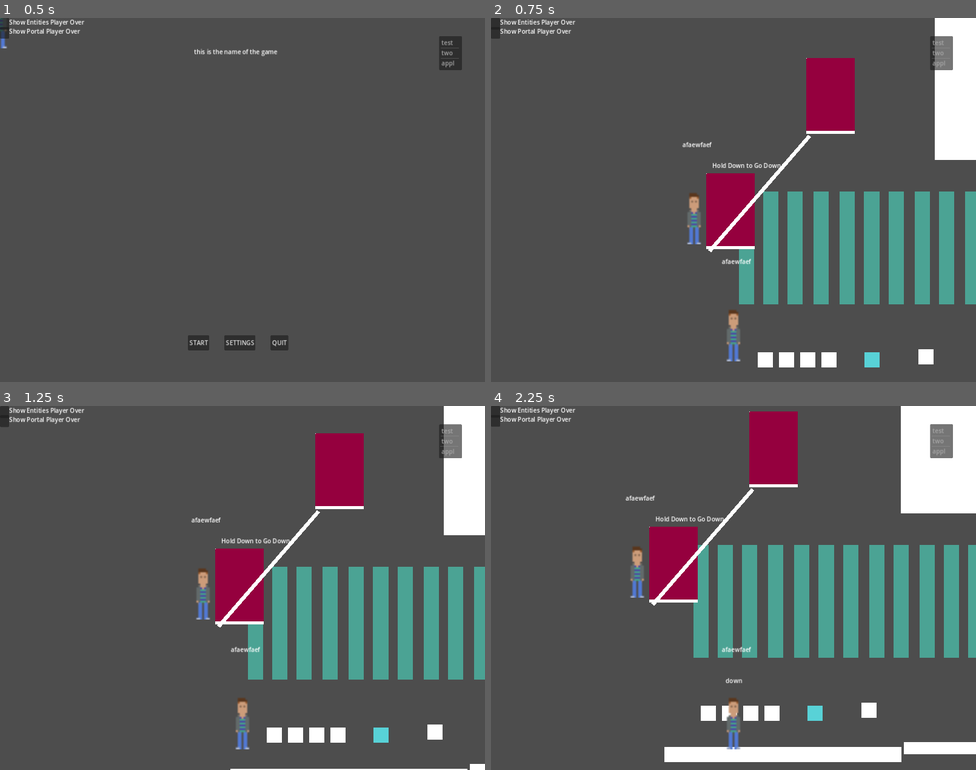
Above: before the commit, frames 1-4 (two rows, left to right).
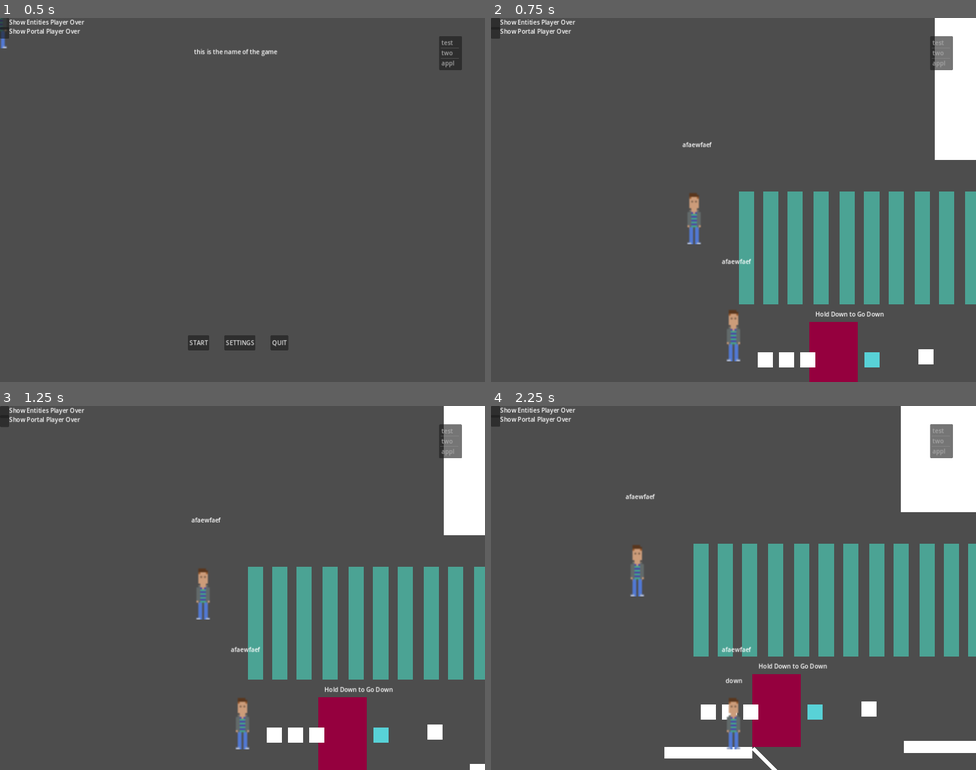
Above: after the commit, the same moments.

Repository: adamsocki/test_godot
Game: Godot game, scene res://game_manager.tscn
The game is run twice, just before and just after one commit, with the same random seed, the same clock (stepped at 60 frames per second) and the same inputs.
Inputs (mouse positions are in pixels of both pictures, inside the frame that each line leads up to):
- Up to frame 1 (0.5 s): no input
- Up to frame 2 (0.75 s): click "START" at 0.5 s
- Up to frame 3 (1.25 s): no input
- Up to frame 4 (2.25 s): move the mouse to (840, 569) at 1.27 s; hold D (move_right) 1.28-2.03 s; tap X (pick_up) at 1.35 s; move the mouse to (636, 606) at 2.02 s; hold Down (move_down) from 2.03 s (still down); tap Tab (player_switch) at 2.1 s

Frame 1 is identical in both runs. In frame 2, 6.2% of the frame differs, in the area x 44-81%, y 11-100%; in frame 3, 6.7%; in frame 4, 8.6%, in the area x 27-100%, y 1-100%.

Commit message:
stairs iteration 1

Diff:
--- a/game1_2D/constants.gd
+++ b/game1_2D/constants.gd
@@ -53,3 +53,9 @@
 {
 	DOWN, SUBWAY_DOOR , BLANK
 }
+
+
+enum UpOrDown
+{
+	UP, DOWN
+}
--- a/game1_2D/ground.tscn
+++ b/game1_2D/ground.tscn
@@ -1,19 +1,26 @@
 [gd_scene load_steps=3 format=3 uid="uid://6obukx56sac1"]
-
-[ext_resource type="Script" path="res://ground.gd" id="1_7xj60"]
 
 [sub_resource type="RectangleShape2D" id="RectangleShape2D_h2t4d"]
 size = Vector2(8, 8)
 
+[sub_resource type="RectangleShape2D" id="RectangleShape2D_r0alf"]
+size = Vector2(8, 2)
+
 [node name="ground" type="StaticBody2D"]
 collision_layer = 2
-script = ExtResource("1_7xj60")
+
+[node name="ColorRect" type="ColorRect" parent="."]
+offset_right = 8.0
+offset_bottom = 8.0
+size_flags_horizontal = 3
 
 [node name="CollisionShape2D" type="CollisionShape2D" parent="."]
 position = Vector2(4, 4)
 shape = SubResource("RectangleShape2D_h2t4d")
 
-[node name="ColorRect" type="ColorRect" parent="."]
-offset_right = 8.0
-offset_bottom = 8.0
-size_flags_horizontal = 3
+[node name="Area2D" type="Area2D" parent="."]
+collision_layer = 2
+
+[node name="CollisionShape2D2" type="CollisionShape2D" parent="Area2D"]
+position = Vector2(4, -1)
+shape = SubResource("RectangleShape2D_r0alf")
--- a/game1_2D/levels/level_1.tscn
+++ b/game1_2D/levels/level_1.tscn
@@ -544,12 +544,6 @@
 offset_right = 2064.0
 offset_bottom = 552.0
 
-[node name="ColorRect8" type="ColorRect" parent="."]
-offset_left = 586.0
-offset_top = 944.0
-offset_right = 2544.0
-offset_bottom = 976.0
-
 [node name="ColorRect9" type="ColorRect" parent="."]
 offset_left = -1424.0
 offset_top = 944.0
@@ -582,7 +576,7 @@
 scale = Vector2(0.122516, 0.105662)
 
 [node name="Node2D" type="Node2D" parent="."]
-position = Vector2(-56, 0)
+position = Vector2(-56, -8)
 
 [node name="StaticBody2D" type="StaticBody2D" parent="Node2D"]
 position = Vector2(336, 440)
@@ -629,17 +623,22 @@
 door_access = NodePath("../Door")
 
 [node name="Portal" parent="." instance=ExtResource("5_q3kg6")]
-position = Vector2(128, -48)
+position = Vector2(400, 344)
 portal_label = "Hold Down to Go Down"
 portal_end = 0
+up_or_down = 1
 
 [node name="Portal" parent="Portal" instance=ExtResource("5_q3kg6")]
-position = Vector2(264, -304)
+position = Vector2(410, 416)
 portal_end = 1
 
 [node name="Train" parent="." instance=ExtResource("6_mdkb2")]
 position = Vector2(2584, 776)
 
 [node name="floor" parent="." instance=ExtResource("2_l6414")]
-position = Vector2(168, 532)
-scale = Vector2(15.64, 1)
+position = Vector2(168, 536)
+scale = Vector2(5.794, 0.757045)
+
+[node name="floor2" parent="." instance=ExtResource("2_l6414")]
+position = Vector2(608, 952)
+scale = Vector2(8.95576, 0.658146)
--- a/game1_2D/player.gd
+++ b/game1_2D/player.gd
@@ -1,35 +1,25 @@
 extends CharacterBody2D
 
-
-
-#@export var speed = 140
 
 @export var speed = 200
 @export var jump_speed = -1800
 @export var gravity = 4000
-#var velocity = Vector2.ZERO
-
 
 
 var player_moving = false
-
 var player_state
-
 var to_move = false
-
 var current_over_entity
-
 var inventory = {}
-
 var can_move_down = false
 var can_move_up = false
-
 var portal_type : Constants.PortalType
+var on_portal = false
+var stair_speed = 100
 
 
 func has_entity(entity_id):
 	return entity_id in inventory
-
 
 func use_entity(entity_id, remove):
 	if has_entity(entity_id):
@@ -40,12 +30,10 @@
 		if remove:
 			inventory.erase(entity_id)
 
-
 # Called when the node enters the scene tree for the first time.
 func _ready():
 	player_state = Constants.PlayerState.idle
 	portal_type = Constants.PortalType.BLANK
-
 
 func update_player(delta):
 	to_move = true
@@ -64,18 +52,23 @@
 #			pass
 #		if (can_move_up):
 #			pass
+
 	velocity.y += gravity * delta
 
 	# Input affects x axis only
-	velocity.x = Input.get_axis("move_left", "move_right") * speed
+	if on_portal:
+		velocity.y = -stair_speed
+	else:
+		velocity.x = Input.get_axis("move_left", "move_right") * speed
 
 	move_and_slide()
-
 
 	# Down Movement Trigger
 	if (Input.is_action_pressed("move_down")):
 		can_move_down = true
 		$Debug/down_pressed.visible = true
+
+
 	if (Input.is_action_just_released("move_down")):
 		can_move_down = false
 		$Debug/down_pressed.visible = false
@@ -108,6 +101,16 @@
 #			current_over_entity.try_to_open = true
 			current_over_entity.trigger_entity_by_player()
 #			current_over_entity.try_to_open = true
+
+
+
+
+
+
+
+
+
+
 #	velocity.y += gravity * delta
 #	velocity.x *= delta
 
@@ -128,26 +131,3 @@
 #		to_move = false
 		#player_state = Constants.PlayerState.idle
 		#player_moving = false
-
-	if to_move:
-		pass
-
-	#position += velocity * delta
-		#velocity = move_and_slide(velocity, Vector2.UP)
-	#position += velocity * delta
-
-func _process(delta):
-	pass
-
-
-
-#	match player_state:
-
-#		Constants.PlayerState.walking:
-#			if !$WalkingAnimatedSprite2D.is_playing():
-#				$IdleAnimatedSprite2D.stop()
-#				$WalkingAnimatedSprite2D.play("idle", false, false)
-#		Constants.PlayerState.idle:
-#			if !$IdleAnimatedSprite2D.is_playing():
-#				$WalkingAnimatedSprite2D.stop()
-#				$IdleAnimatedSprite2D.play("idle", false, false
--- a/game1_2D/portal.gd
+++ b/game1_2D/portal.gd
@@ -6,12 +6,19 @@
 @export var portal_label : String
 @export var portal_ender_vector : Vector2
 
+var player_in_portal_trigger = false
+
 var portal_angle : float
 @export var floor_thickness : float
 
 @export var portal_end : Constants.PortalSide
 
 var portal_other_side
+
+var body_in_portal_ref
+
+@export var up_or_down : Constants.UpOrDown
+
 
 # Called when the node enters the scene tree for the first time.
 func _ready():
@@ -28,7 +35,7 @@
 		portal_angle = atan2(portal_other_side.position.y, portal_other_side.position.x)
 		$Floor.rotate(portal_angle)
 		portal_other_side.portal_angle = portal_angle
-		$Floor.position.y += 192 + floor_thickness
+		$Floor.position.y += 192
 		$Floor.position.x +=  floor_thickness / 2
 
 
@@ -46,7 +53,14 @@
 
 # Called every frame. 'delta' is the elapsed time since the previous frame.
 func _process(delta):
-	pass
+	if player_in_portal_trigger:
+		if body_in_portal_ref != null:
+			if body_in_portal_ref.can_move_down:
+				print("HI")
+				#$HorizontalGround.collision_mask = 0
+
+
+
 
 
 func _on_interact_player_body_entered(body):
@@ -54,6 +68,28 @@
 		body.portal_type = portal_type
 
 
+
 func _on_interact_player_body_exited(body):
 	if body.get_collision_layer() == 1:
 		body.portal_type = Constants.PortalType.BLANK
+
+
+
+
+
+func _on_UpDownTrigger_player_body_entered(body):
+	if body.get_collision_layer() == 1:
+		player_in_portal_trigger = true
+		body_in_portal_ref = body
+#		if body.can_move_down:
+#			$HorizontalGround.visible = false
+
+
+
+func _on_UpDownTrigger_player_body_exited(body):
+	if body.get_collision_layer() == 1:
+		body_in_portal_ref = null
+#		if body.can_move_down:
+#			$HorizontalGround.visible = false
+#		else:
+#			$HorizontalGround.visible = true
--- a/game1_2D/portal.tscn
+++ b/game1_2D/portal.tscn
@@ -10,6 +10,8 @@
 script = ExtResource("1_ie1rf")
 floor_thickness = 10.0
 portal_end = 2
+metadata/_edit_horizontal_guides_ = []
+metadata/_edit_vertical_guides_ = [20.353]
 
 [node name="ColorRect" type="ColorRect" parent="."]
 offset_right = 128.0
@@ -27,6 +29,7 @@
 horizontal_alignment = 1
 
 [node name="Floor11" type="Node2D" parent="."]
+visible = false
 scale = Vector2(1, -1)
 
 [node name="ColorRect" type="ColorRect" parent="Floor11"]
@@ -51,9 +54,18 @@
 [node name="Floor" parent="." instance=ExtResource("3_4j6rq")]
 scale = Vector2(0.125, 0.125)
 
-[node name="ground" parent="." instance=ExtResource("3_4j6rq")]
+[node name="HorizontalGround" parent="." instance=ExtResource("3_4j6rq")]
+visible = false
 position = Vector2(0, 192)
 scale = Vector2(16, 1)
+collision_layer = 4
+collision_mask = 4
+
+[node name="InteractPlayer" parent="." instance=ExtResource("1_deswv")]
+position = Vector2(0, 171.837)
+scale = Vector2(1.00036, 1.70213)
 
 [connection signal="body_entered" from="ColorRect/InteractPlayer" to="." method="_on_interact_player_body_entered"]
 [connection signal="body_exited" from="ColorRect/InteractPlayer" to="." method="_on_interact_player_body_exited"]
+[connection signal="body_entered" from="InteractPlayer" to="." method="_on_UpDownTrigger_player_body_entered"]
+[connection signal="body_exited" from="InteractPlayer" to="." method="_on_UpDownTrigger_player_body_exited"]
